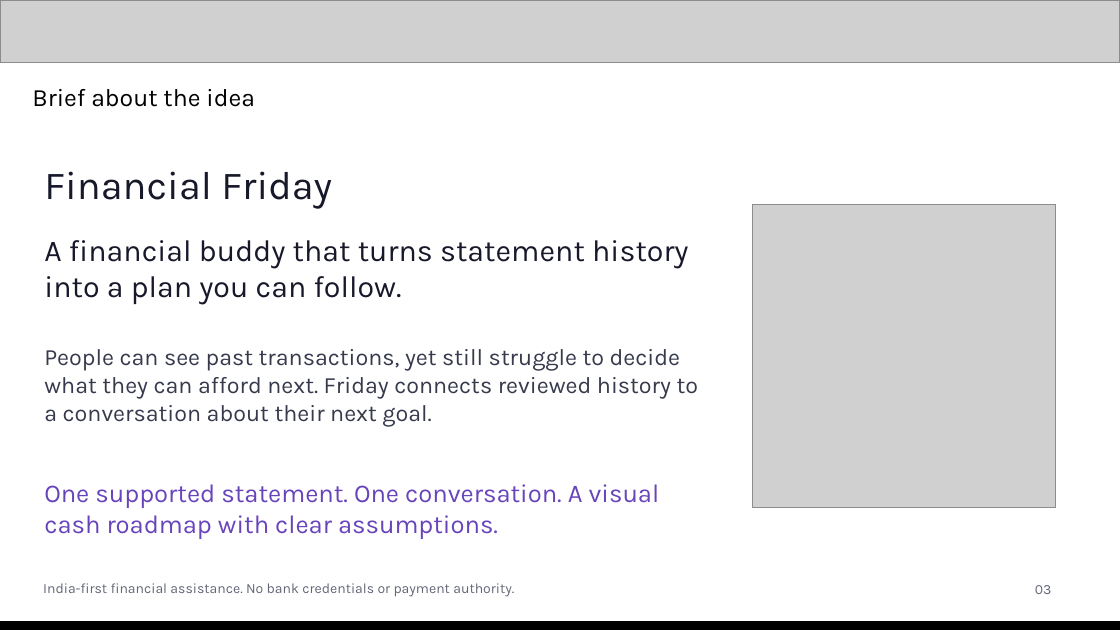
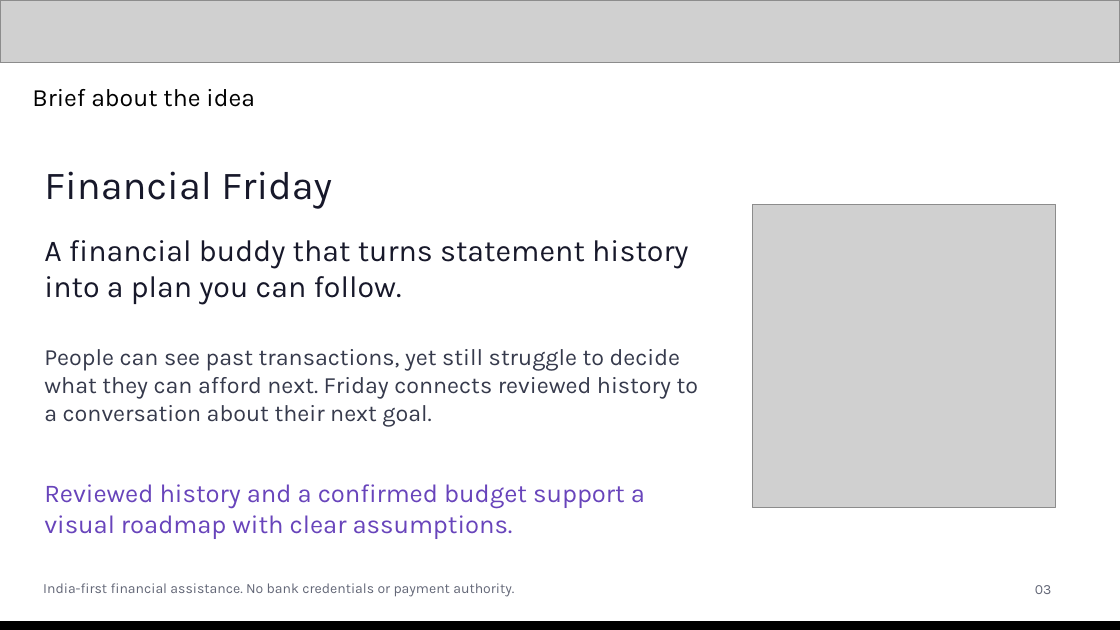
Before and after one commit to Santxsh27/financial-friday, a slide deck: slide 3 of docs/submission/Financial-Friday-AI-Builder-Cup.pptx. Drawn at 1120x630 pixels with LibreOffice and Linux fonts; fonts in the diff are those of the drawing; grey boxes stand for pictures. Boxes give left, top, right and bottom in pixels: in the first picture for what was removed or moved away, otherwise in the second. Text is boxed around its words. In the diff, an @@ line names an element or a change of style, - is before the commit and + after.

```diff
--- a/docs/submission/Financial-Friday-AI-Builder-Cup.pptx
+++ b/docs/submission/Financial-Friday-AI-Builder-Cup.pptx
@@ text at (44, 484, 645, 539): text changed @@
-One supported statement. One conversation. A visual cash roadmap with clear assumptions.
+Reviewed history and a confirmed budget support a visual roadmap with clear assumptions.
```
Also in this commit, not shown: 2 other slides changed, 2 other files.
